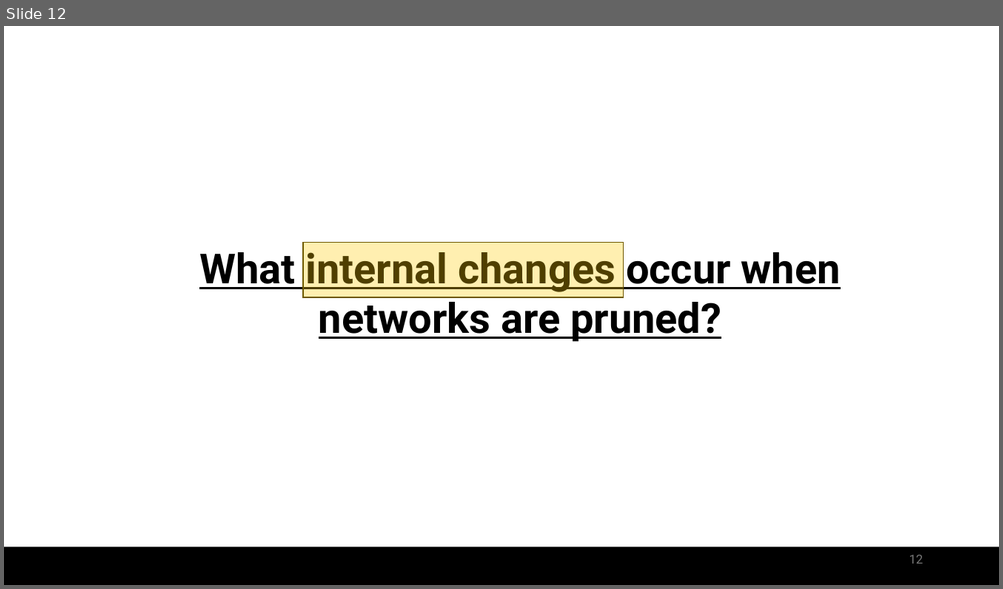
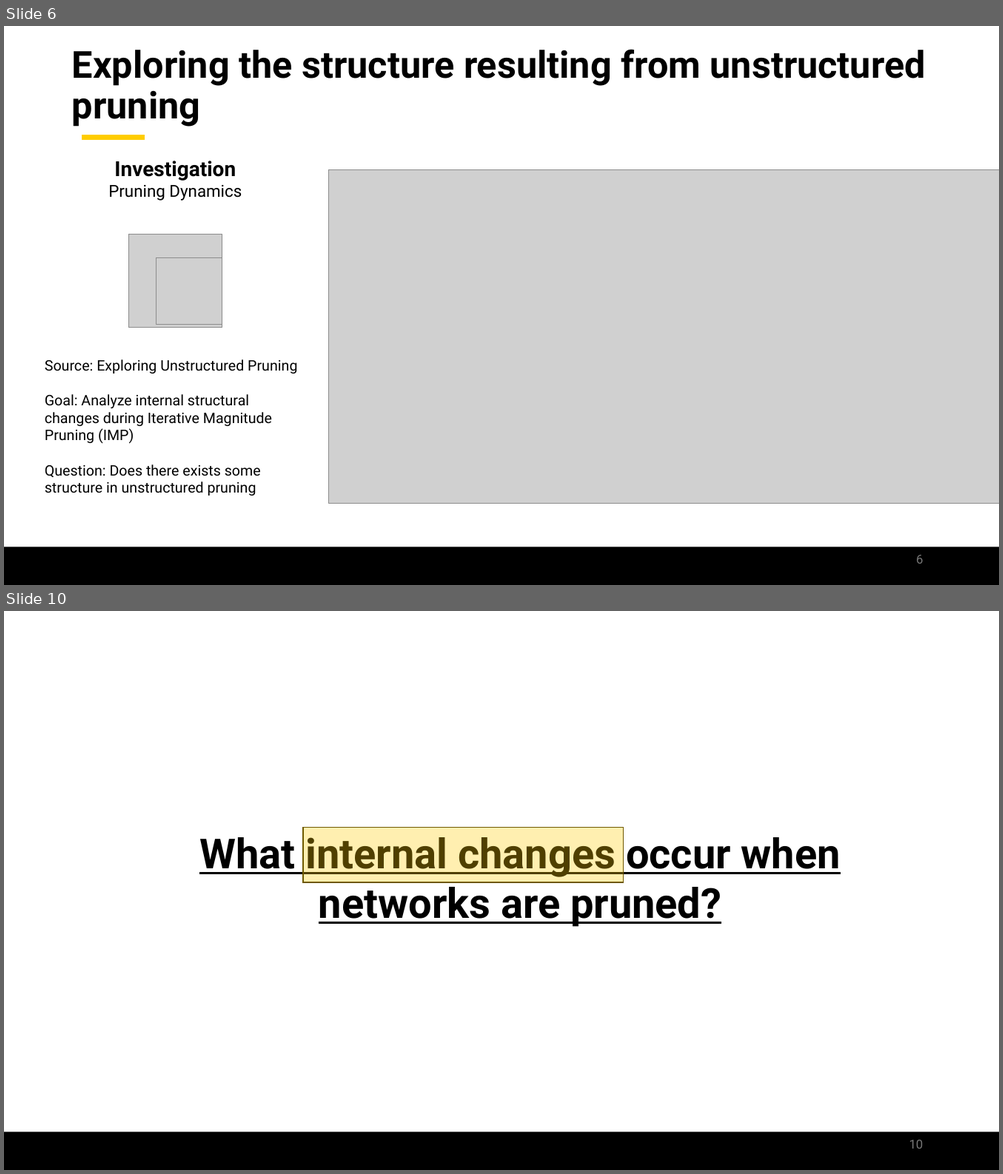
Before and after one commit to jamilgafur/Presentation, a slide deck: Presentation.pptx. Shown one above the other, each under a label of ours: slide 12 before the commit, slides 6 and 10 after it; the slides between them are not shown. The pictures are 1003x589 and 1003x1174 pixels, drawn with LibreOffice and Linux fonts; fonts in the diff are those of the drawing; grey boxes stand for pictures; background and template pictures are left out. Boxes give left, top, right and bottom in pixels: in the first picture for what was removed or moved away, otherwise in the second. Text is boxed around its words. In the diff, an @@ line names an element or a change of style, - is before the commit and + after.

```diff
--- a/Presentation.pptx
+++ b/Presentation.pptx
@@ slide 6 added at box(4, 26, 999, 585), background #FFFFFF; not listed: 1 template element that a slide beside it also shows @@
@@ title added at box(72, 49, 925, 127), 36 pt, text #000000, bold @@
+Exploring the structure resulting from unstructured pruning
@@ line added from (82, 137) to (145, 137), #FFCD00 5 pt @@
@@ text added at box(45, 161, 297, 496), 14 pt, text #000000 @@
+Investigation
+Pruning Dynamics
+Source: Exploring Unstructured Pruning
+Goal: Analyze internal structural changes during Iterative Magnitude Pruning (IMP)
+Question: Does there exists some structure in unstructured pruning
@@ picture added at box(329, 170, 999, 503) @@
@@ picture added at box(128, 234, 222, 327) @@
@@ picture added at box(156, 258, 222, 324) @@
@@ page number added at box(916, 555, 922, 564), 12 pt, text #797979 @@
+6
@@ what was slide 12 is now slide 10 @@
@@ page number at box(909, 1140, 923, 1149): text changed @@
-12
+10
```
Also in this commit, not shown: 10 slides changed, 6 other slides added, 9 slides removed.
